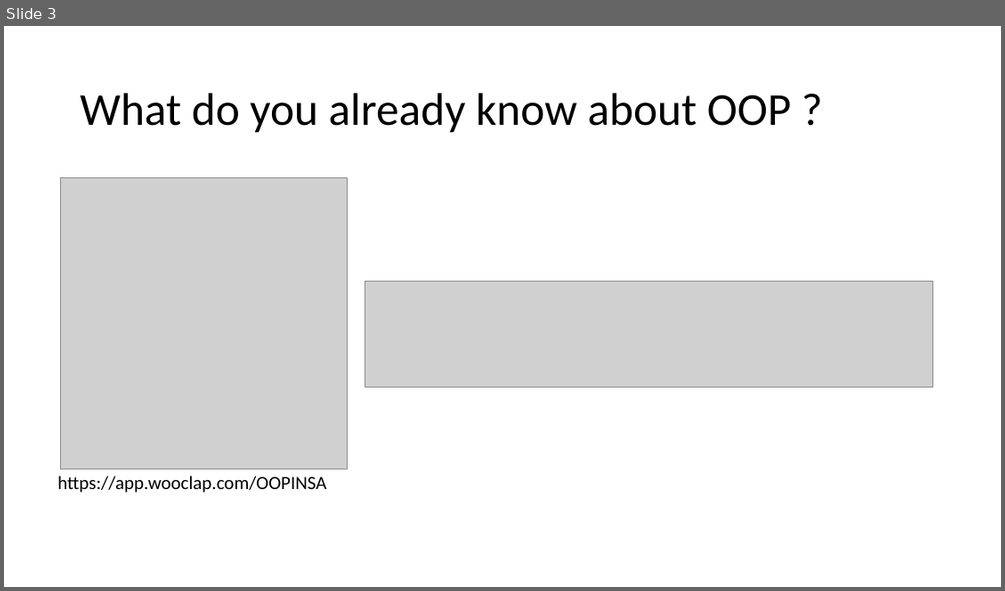
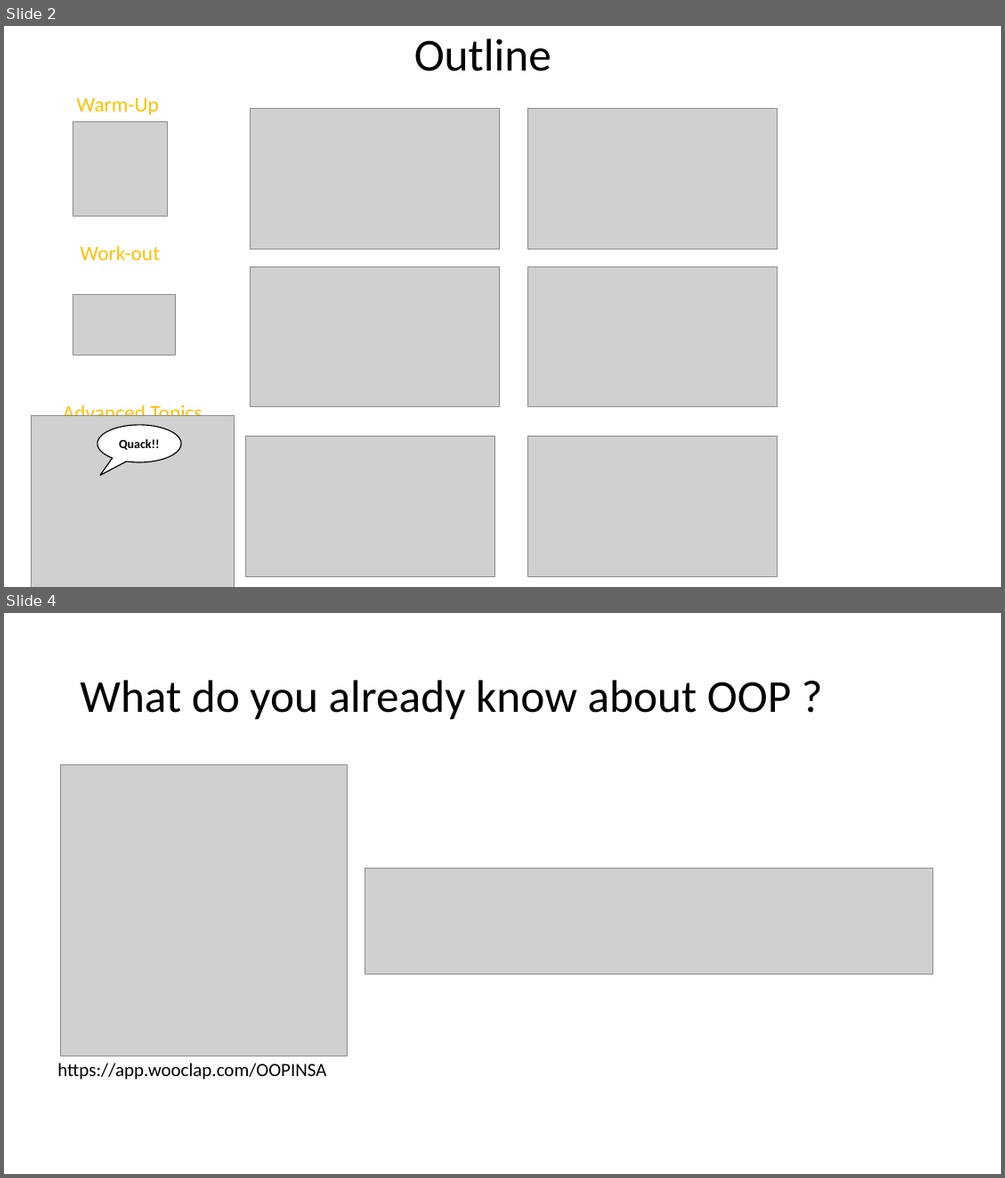
Before and after one commit to PierFF/OOP-INSA-Toulouse, a slide deck: OOP-Programming.pptx. Shown one above the other, each under a label of ours: slide 3 before the commit, slides 2 and 4 after it; the slides between them are not shown. The pictures are 1005x591 and 1005x1178 pixels, drawn with LibreOffice and Linux fonts; fonts in the diff are those of the drawing; grey boxes stand for pictures. Boxes give left, top, right and bottom in pixels: in the first picture for what was removed or moved away, otherwise in the second. Text is boxed around its words. In the diff, an @@ line names an element or a change of style, - is before the commit and + after.

```diff
--- a/OOP-Programming.pptx
+++ b/OOP-Programming.pptx
@@ slide 2 added at (x1=4, y1=26, x2=1001, y2=587), background #FFFFFF @@
@@ title added at (x1=414, y1=38, x2=551, y2=71), 44 pt, text #000000 @@
+Outline
@@ text added at (x1=77, y1=98, x2=159, y2=115), 20 pt, text #FFC000 @@
+Warm-Up
@@ picture added at (x1=73, y1=122, x2=168, y2=216) @@
@@ picture added at (x1=250, y1=108, x2=499, y2=248) @@
@@ picture added at (x1=527, y1=108, x2=777, y2=248) @@
@@ group added at (x1=73, y1=245, x2=777, y2=408): 3 pictures, 1 text @@
+Work-out
@@ group added at (x1=31, y1=402, x2=777, y2=587): 3 pictures, 1 text, 1 speech bubble @@
+Advanced Topics
+Quack!!
@@ what was slide 3 is now slide 4 @@
```
Also in this commit, not shown: 1 slide changed, 9 other slides added, 1 slide removed, 1 other file.
